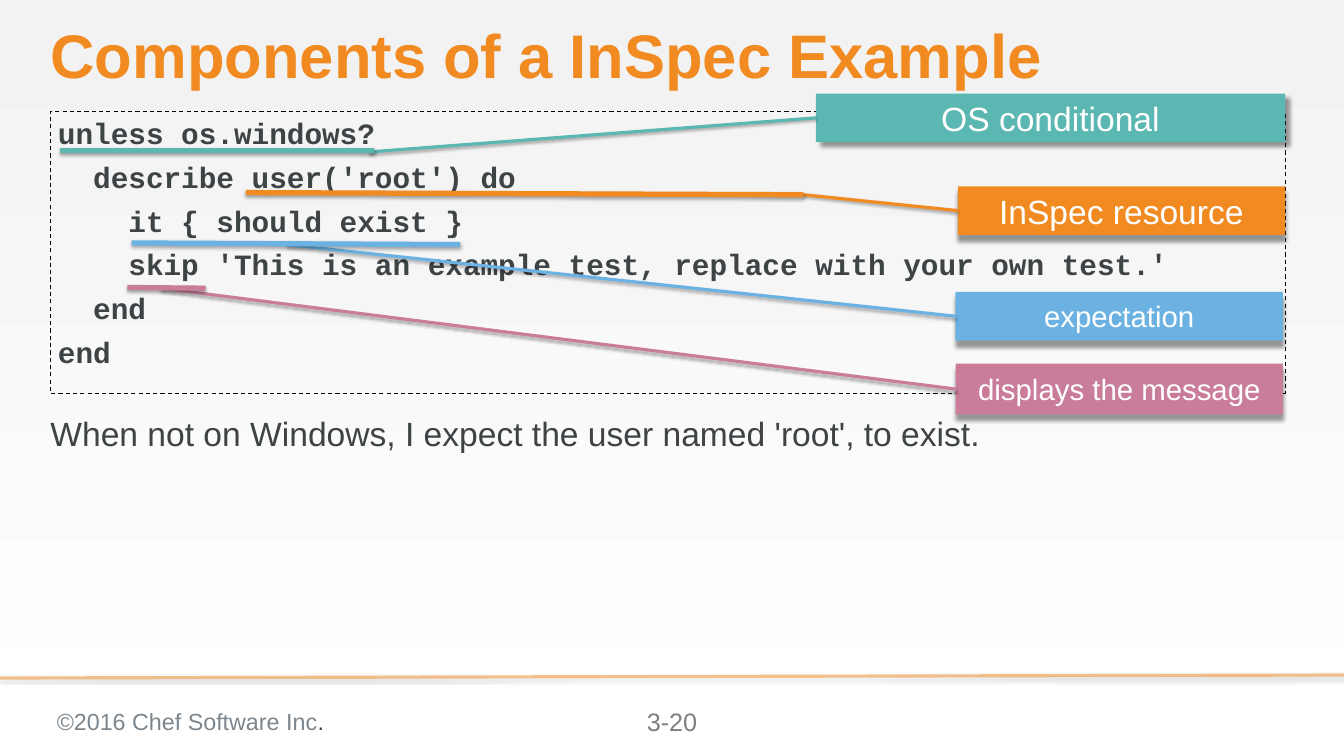
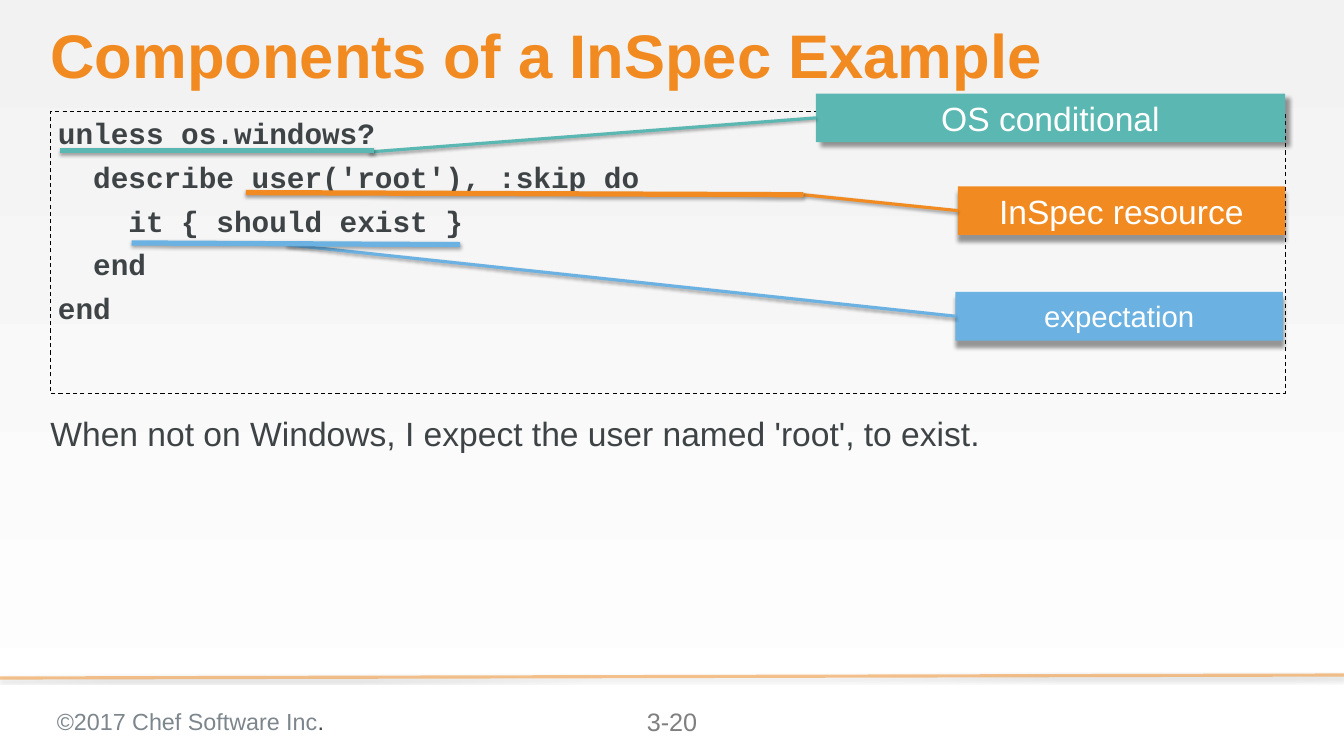
Before and after one commit to chef-training/test_driven_cookbook_development, a slide deck: slide 20 of 03-writing_a_test_first.pptx. Drawn at 1344x756 pixels with LibreOffice and Linux fonts; fonts in the diff are those of the drawing; background and template pictures are left out. Boxes give left, top, right and bottom in pixels: in the first picture for what was removed or moved away, otherwise in the second. Text is boxed around its words. In the diff, an @@ line names an element or a change of style, - is before the commit and + after.

```diff
--- a/03-writing_a_test_first.pptx
+++ b/03-writing_a_test_first.pptx
@@ text at (93,167,639,196): text changed @@
-describe user('root') do
+describe user('root'), :skip do
@@ text at (128,254,1168,283): paragraph removed @@
-skip 'This is an example test, replace with your own test.'
@@ line removed from (128, 287) to (206, 288) @@
@@ line removed from (161, 288) to (955, 389) @@
@@ rectangle removed at (955,364,1283,414) @@
-displays the message
@@ text at (57,713,324,730): text changed @@
-©2016 Chef Software Inc.
+©2017 Chef Software Inc.
```
Also in this commit, not shown: 57 other slides changed, 15 other files.
